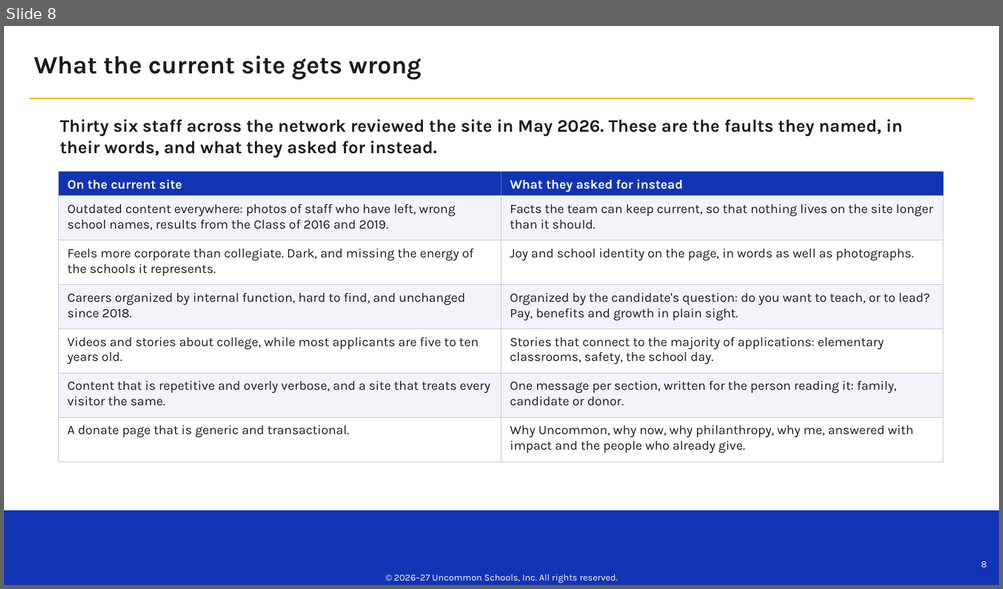
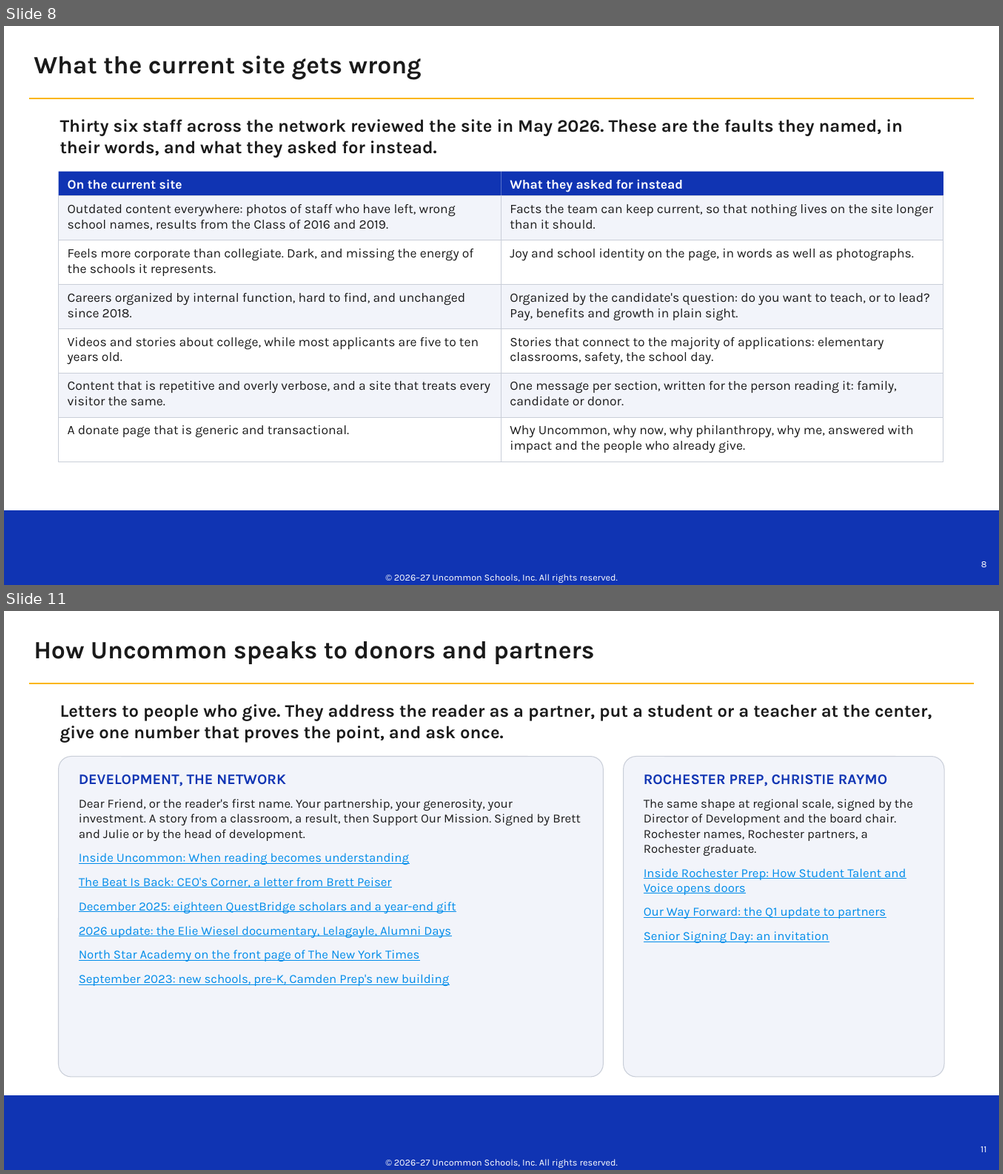
Before and after one commit to Uncommon-Schools/campaigns, a slide deck: website-redesign-2026/brand-voice/Uncommon Schools Brand Voice.pptx. Shown one above the other, each under a label of ours: slide 8 before the commit, slides 8 and 11 after it; the slides between them are not shown. The pictures are 1003x589 and 1003x1174 pixels, drawn with LibreOffice and Linux fonts; fonts in the diff are those of the drawing; background and template pictures are left out. Boxes give left, top, right and bottom in pixels: in the first picture for what was removed or moved away, otherwise in the second. Text is boxed around its words. In the diff, an @@ line names an element or a change of style, - is before the commit and + after.

```diff
--- a/website-redesign-2026/brand-voice/Uncommon Schools Brand Voice.pptx
+++ b/website-redesign-2026/brand-voice/Uncommon Schools Brand Voice.pptx
@@ slide 11 added at [4, 611, 999, 1170], background #FFFFFF; not listed: 4 template elements that a slide beside it also shows @@
@@ text added at [34, 641, 594, 664], 24 pt, text #1A1A1A, bold @@
+How Uncommon speaks to donors and partners
@@ text added at [60, 704, 931, 743], 17 pt, text #1A1A1A, bold @@
+Letters to people who give. They address the reader as a partner, put a student or a teacher at the center, give one number that proves the point, and ask once.
@@ rounded rectangle added at [59, 757, 603, 1077], fill #F2F4FA, outline #C9CED8 0.75 pt @@
@@ rounded rectangle added at [623, 757, 944, 1077], fill #F2F4FA, outline #C9CED8 0.75 pt @@
@@ text added at [79, 775, 285, 786], 14 pt, text #1034B3, bold @@
+DEVELOPMENT, THE NETWORK
@@ text added at [643, 775, 887, 786], 14 pt, text #1034B3, bold @@
+ROCHESTER PREP, CHRISTIE RAYMO
@@ text added at [79, 799, 580, 986], 12 pt, text #008CEA, underline @@
+Dear Friend, or the reader's first name. Your partnership, your generosity, your investment. A story from a classroom, a result, then Support Our Mission. Signed by Brett and Julie or by the head of development.
+Inside Uncommon: When reading becomes understanding
+The Beat Is Back: CEO's Corner, a letter from Brett Peiser
+December 2025: eighteen QuestBridge scholars and a year-end gift
+2026 update: the Elie Wiesel documentary, Lelagayle, Alumni Days
+North Star Academy on the front page of The New York Times
+September 2023: new schools, pre-K, Camden Prep's new building
@@ text added at [643, 799, 913, 943], 12 pt, text #1A1A1A @@
+The same shape at regional scale, signed by the Director of Development and the board chair. Rochester names, Rochester partners, a Rochester graduate.
+Inside Rochester Prep: How Student Talent and Voice opens doors
+Our Way Forward: the Q1 update to partners
+Senior Signing Day: an invitation
```
Also in this commit, not shown: 1 slide changed, 2 other slides added, 2 other files.
